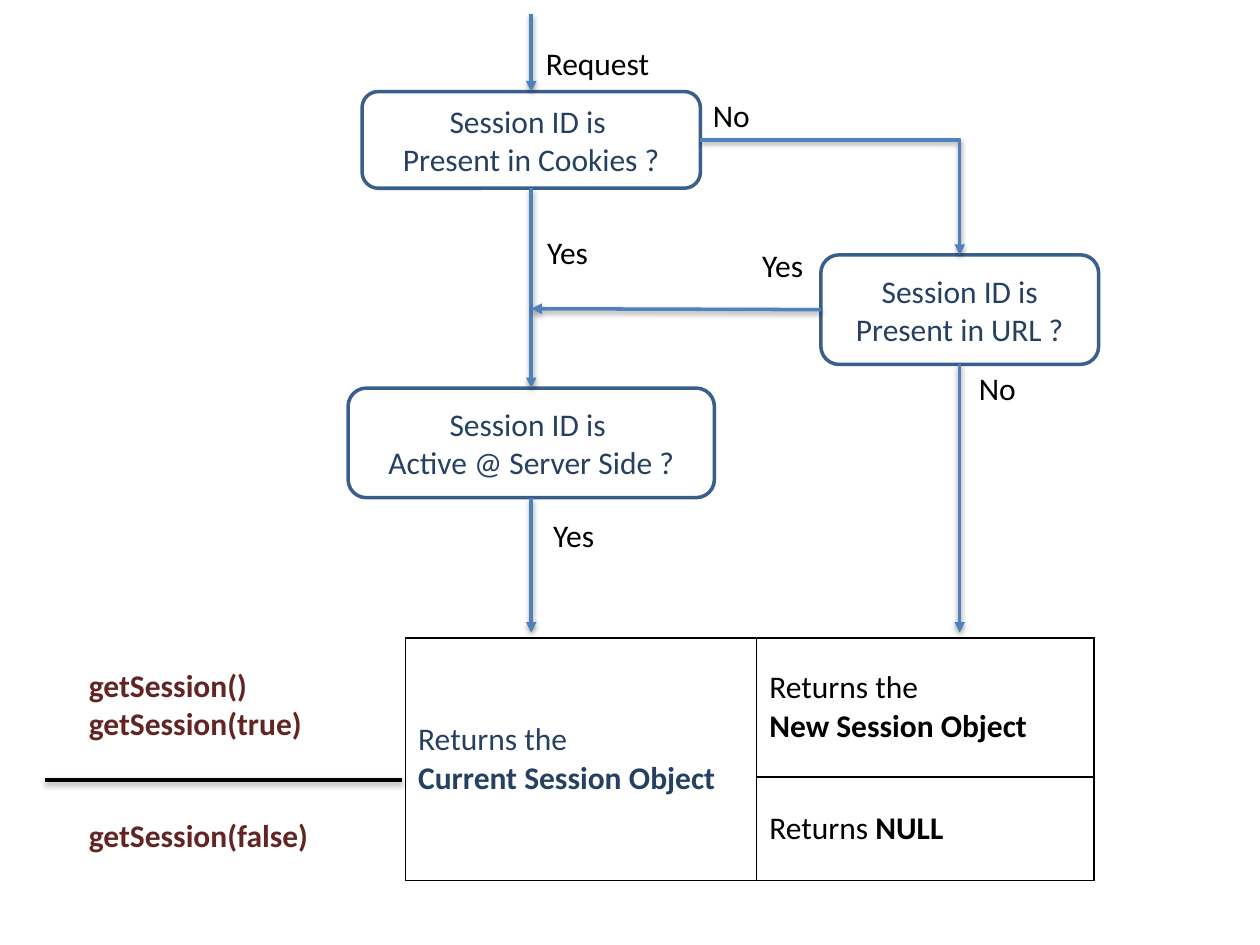
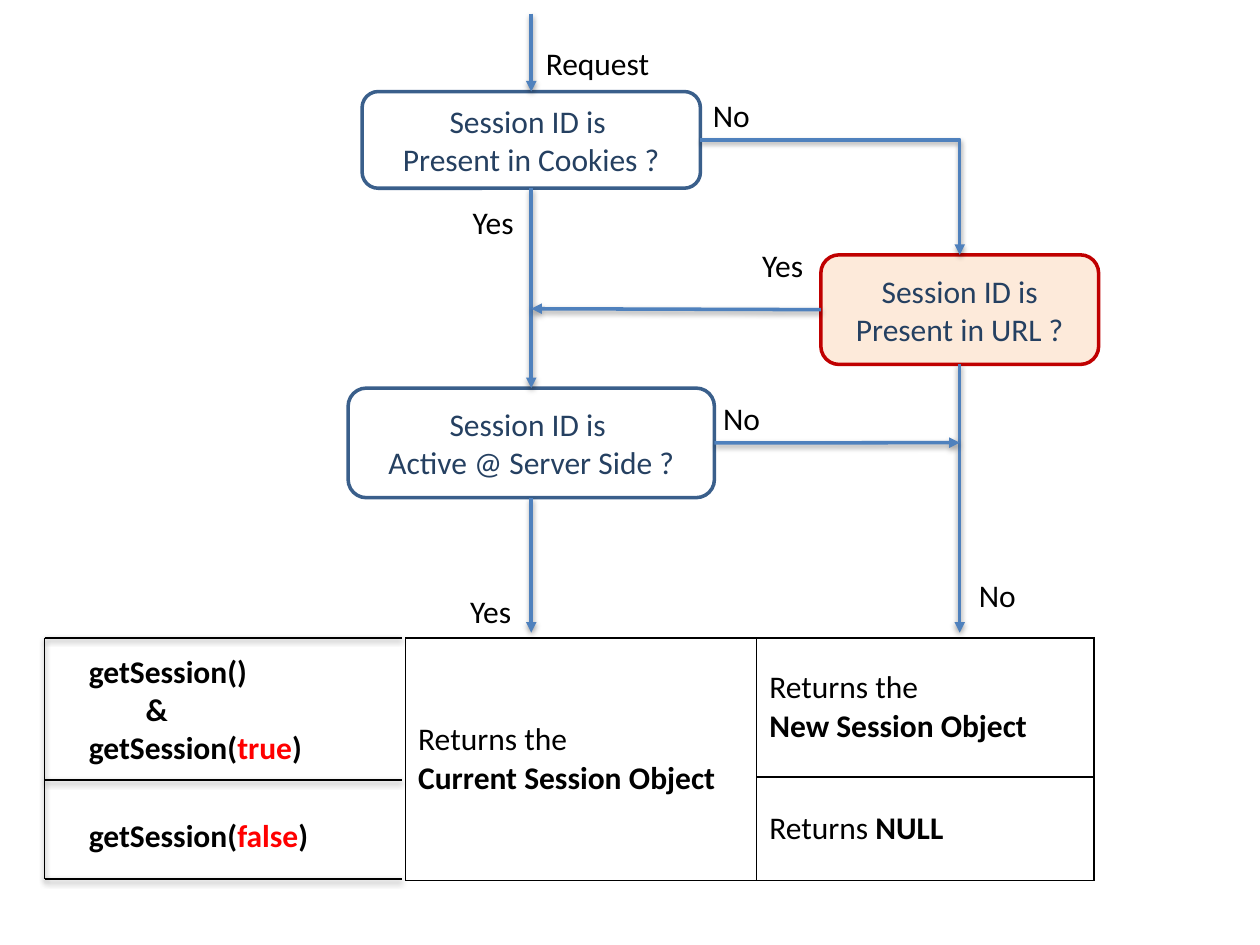
Before and after one commit to avinashv411/For-Class, a slide deck: slide 28 of 11. Others/A. PPTs/Servlets & JSP.pptx (slide 26 before the commit). Drawn at 1260x945 pixels with LibreOffice and Linux fonts; fonts in the diff are those of the drawing. Boxes give left, top, right and bottom in pixels: in the first picture for what was removed or moved away, otherwise in the second. Text is boxed around its words. In the diff, an @@ line names an element or a change of style, - is before the commit and + after.

```diff
--- a/11. Others/A. PPTs/Servlets & JSP.pptx
+++ b/11. Others/A. PPTs/Servlets & JSP.pptx
@@ text "Yes": place and size @@
-text "Yes" at [547,243,588,265]
+text "Yes" at [473,213,514,235]
@@ rounded rectangle "Session ID is Present in ..." at [820,255,1097,364]: fill none to #FDEADA; outline #3A5F8C 2 pt to #C00000 2 pt @@
@@ text added at [723,409,760,431], 18 pt, text #000000 @@
+No
@@ arrow added from (714, 444) to (960, 442), #4F81BD 2 pt @@
@@ text "Yes": place and size @@
-text "Yes" at [553,526,594,548]
+text "Yes" at [470,602,511,624]
@@ text "No": place and size @@
-text "No" at [979,379,1016,401]
+text "No" at [979,586,1016,608]
@@ line added from (44, 638) to (402, 638), #000000 1 pt @@
@@ line added from (44, 638) to (44, 879), #000000 1 pt @@
@@ text at [89,660,302,765]: paragraph added @@
+&
@@ text "getSession()": place and size @@
-text "getSession()" at [89,674,302,741]
+text "getSession()" at [89,660,302,765]
@@ table at [406,638,1095,881] @@
@@ text colour #254061 to #000000 in "Returns the", "Current Session Object" @@
@@ text at [89,660,302,765]: text colour #632523 to #000000 in "getSession()", "getSession(true)"; text colour #632523 to #FF0000 in "getSession(true)" @@
@@ line (44, 780) - (402, 780): stroke #000000 2 pt to #000000 1 pt @@
@@ text "getSession(false)" at [89,824,308,853]: text colour #632523 to #000000, text colour #632523 to #FF0000 in "getSession(false)" @@
@@ line added from (44, 879) to (402, 879), #000000 1 pt @@
```
Also in this commit, not shown: 1 other slide changed, 2 slides added, 15 other files.
